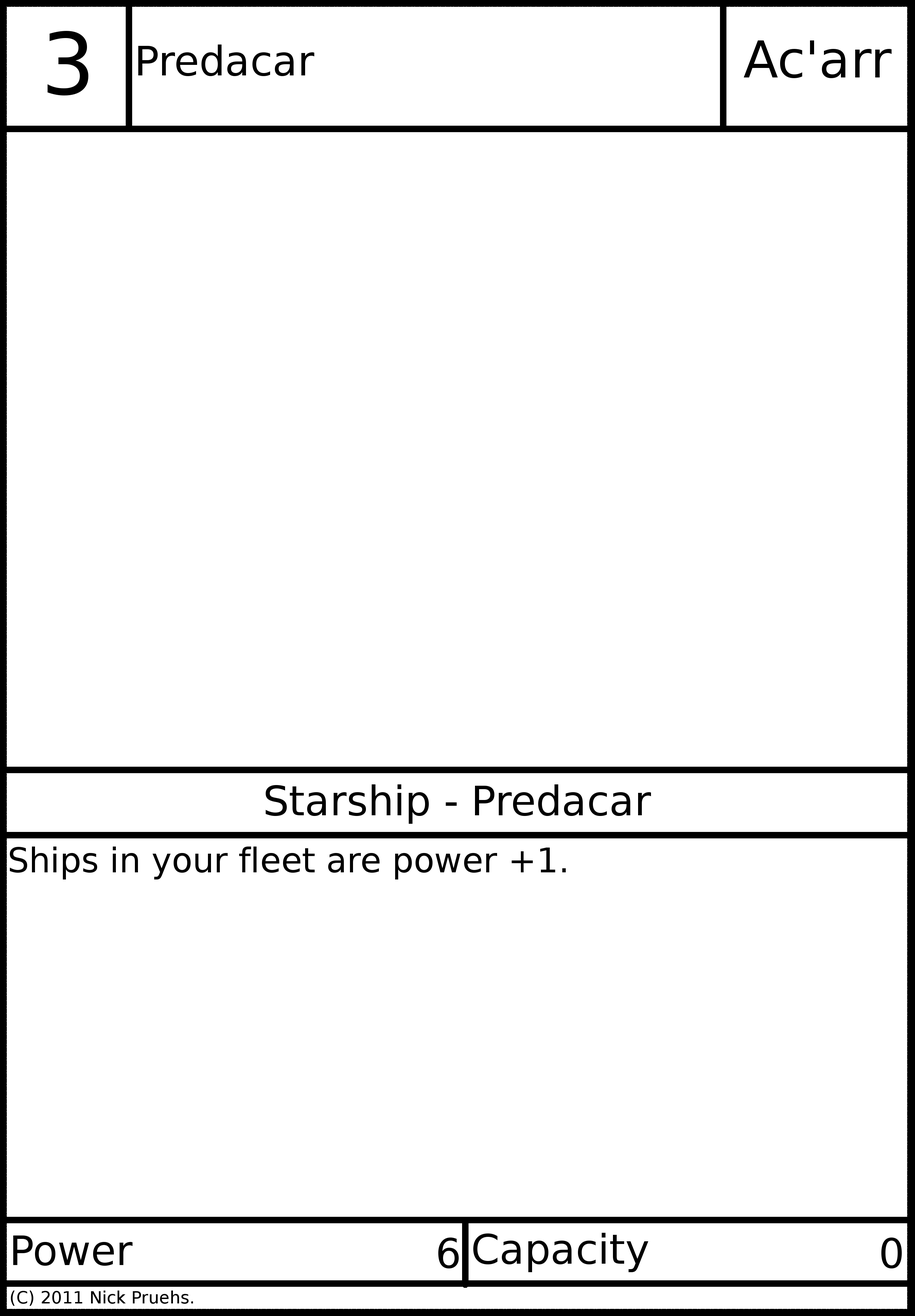
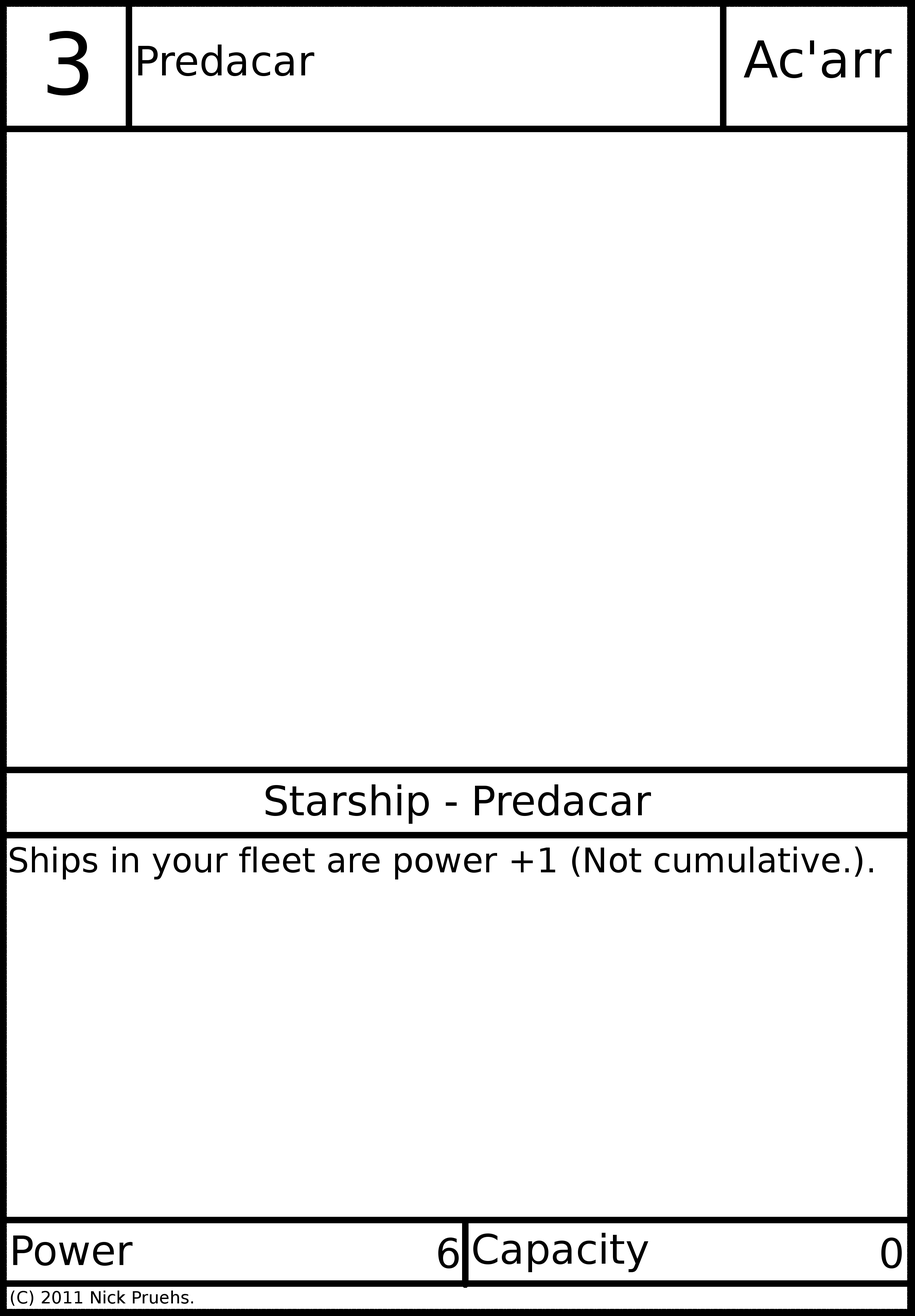
Layered file, before and after one edit (w=915, h=1316). Changes by layer:
painted on "Card Text" over 562, 846, 873, 877
